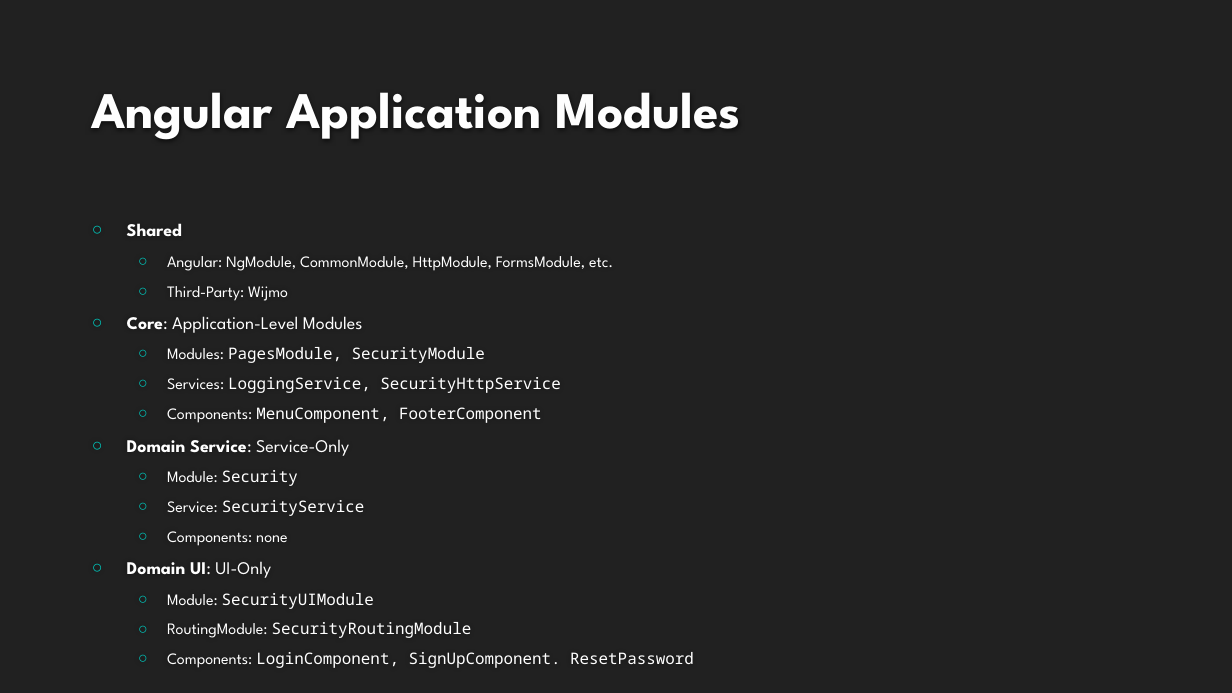
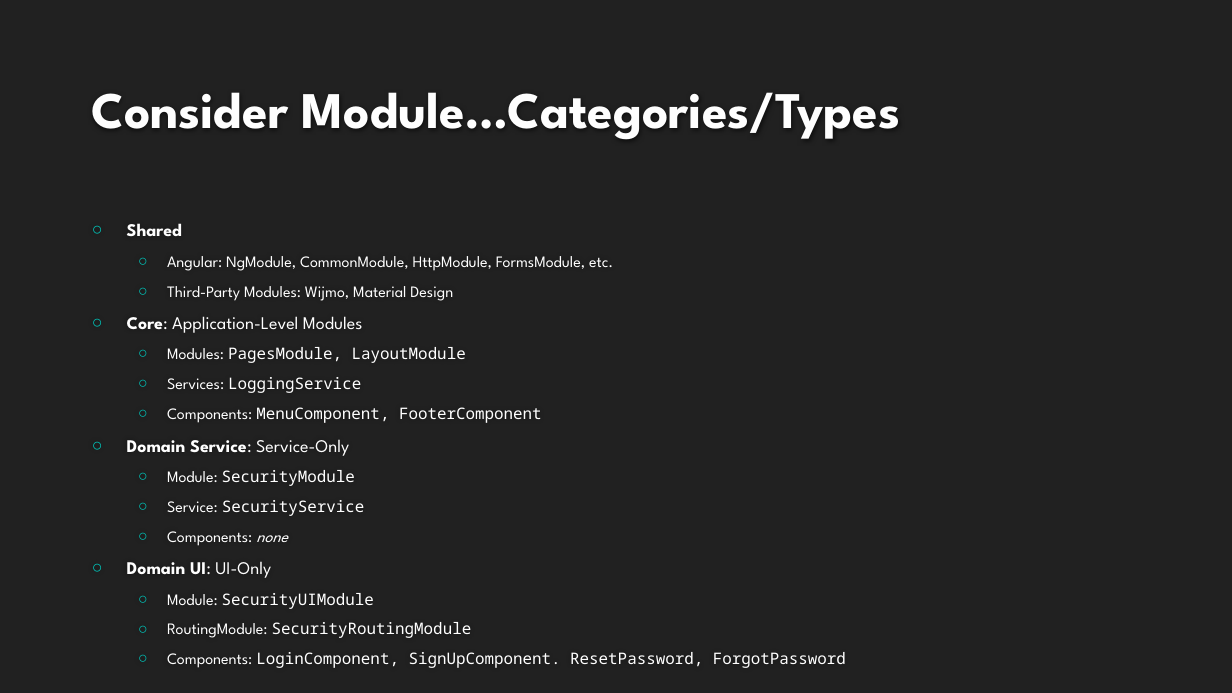
Before and after one commit to buildmotion/better-business-logic-with-typescript, a slide deck: slide 15 of Presentation/Better Business Logic with Typescript.pptx (slide 13 before the commit). Drawn at 1232x693 pixels with LibreOffice and Linux fonts; fonts in the diff are those of the drawing; background and template pictures are left out. Boxes give left, top, right and bottom in pixels: in the first picture for what was removed or moved away, otherwise in the second. Text is boxed around its words. In the diff, an @@ line names an element or a change of style, - is before the commit and + after.

```diff
--- a/Presentation/Better Business Logic with Typescript.pptx
+++ b/Presentation/Better Business Logic with Typescript.pptx
@@ title at bbox=[91, 92, 900, 140]: text changed @@
-Angular Application Modules
+Consider Module…Categories/Types
@@ text at bbox=[167, 286, 453, 301]: text changed @@
-  ○ Third-Party: Wijmo
+  ○ Third-Party Modules: Wijmo, Material Design
@@ text at bbox=[167, 347, 466, 393]: text changed @@
-  ○ Modules: PagesModule, SecurityModule
-  ○ Services: LoggingService, SecurityHttpService
+  ○ Modules: PagesModule, LayoutModule
+  ○ Services: LoggingService
@@ text at bbox=[167, 470, 355, 486]: text changed @@
-  ○ Module: Security
+  ○ Module: SecurityModule
@@ text at bbox=[167, 531, 287, 546]: italic on in "none" @@
@@ text at bbox=[167, 652, 846, 668]: text changed @@
-  ○ Components: LoginComponent, SignUpComponent. ResetPassword
+  ○ Components: LoginComponent, SignUpComponent. ResetPassword, ForgotPassword
```
Also in this commit, not shown: 1 other slide changed, 6 slides added, 3 slides removed, 3 other files.
